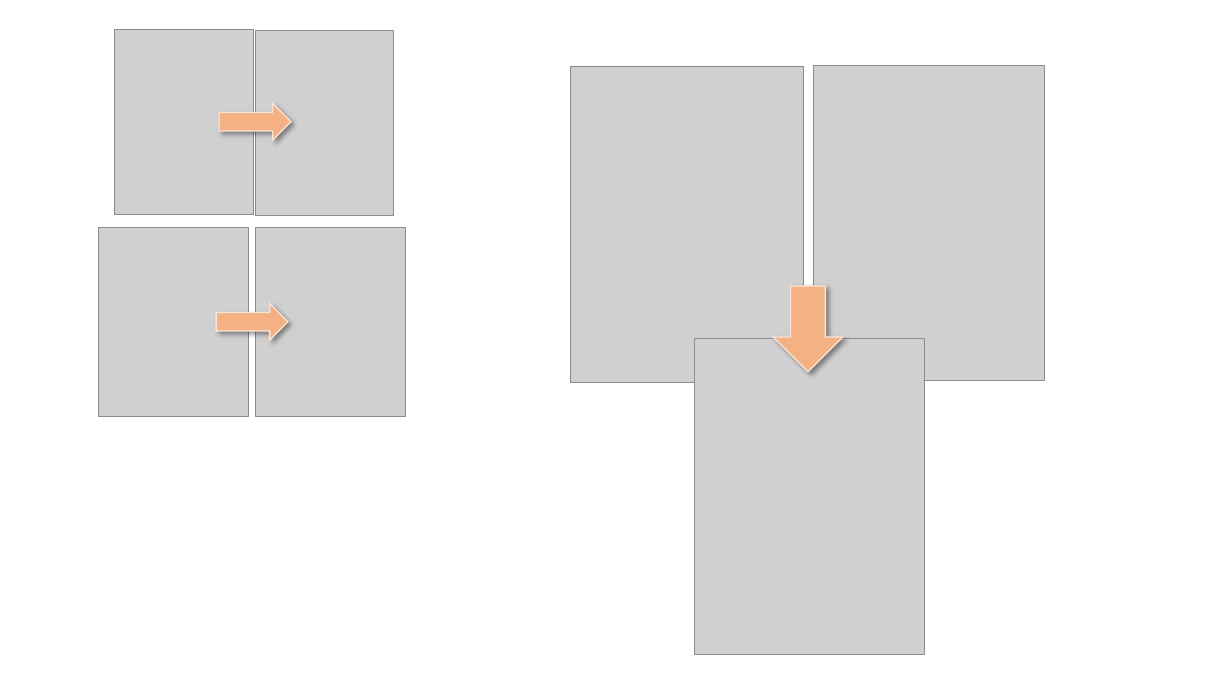
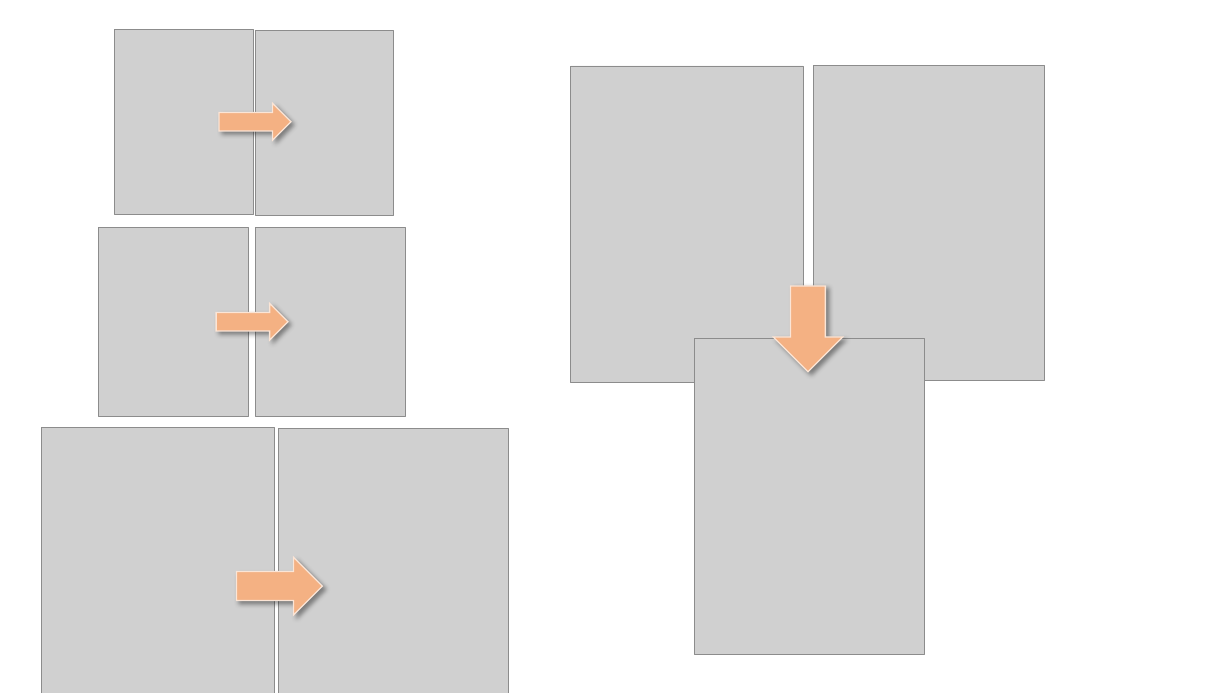
Before and after one commit to fqnchina/homepage, a slide deck: slide 2 of QingnanFan_files/thumbnail.pptx. Drawn at 1232x693 pixels with LibreOffice and Linux fonts; fonts in the diff are those of the drawing; grey boxes stand for pictures. Boxes give left, top, right and bottom in pixels: in the first picture for what was removed or moved away, otherwise in the second. Text is boxed around its words. In the diff, an @@ line names an element or a change of style, - is before the commit and + after.

```diff
--- a/QingnanFan_files/thumbnail.pptx
+++ b/QingnanFan_files/thumbnail.pptx
@@ picture added at box(42, 428, 274, 693) @@
@@ picture added at box(279, 429, 509, 693) @@
@@ right arrow added at box(237, 557, 323, 616), fill #F4B183, outline #FBE5D6 1 pt @@
```
Also in this commit, not shown: 1 slide added, 1 slide removed, 4 other files.
